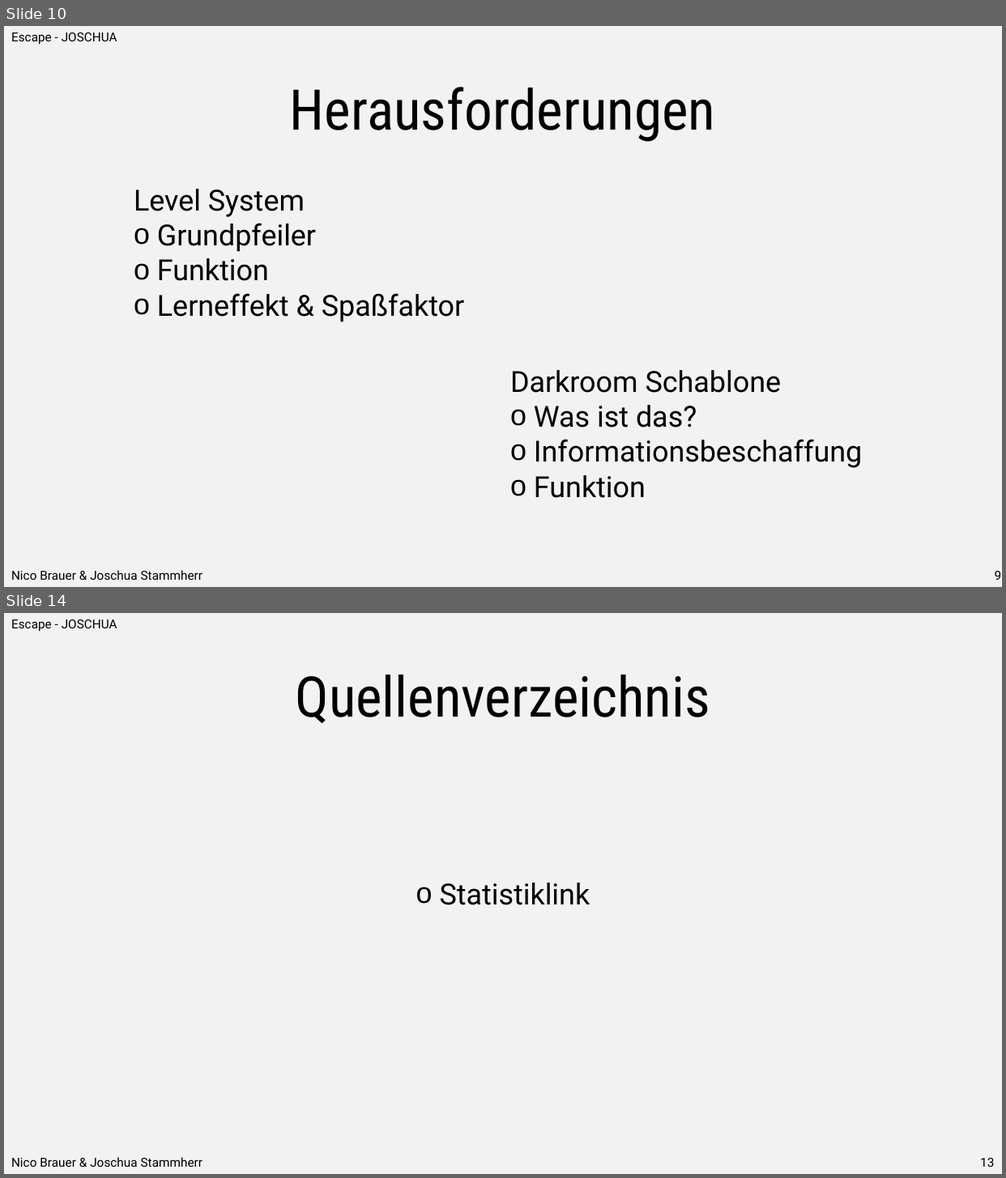
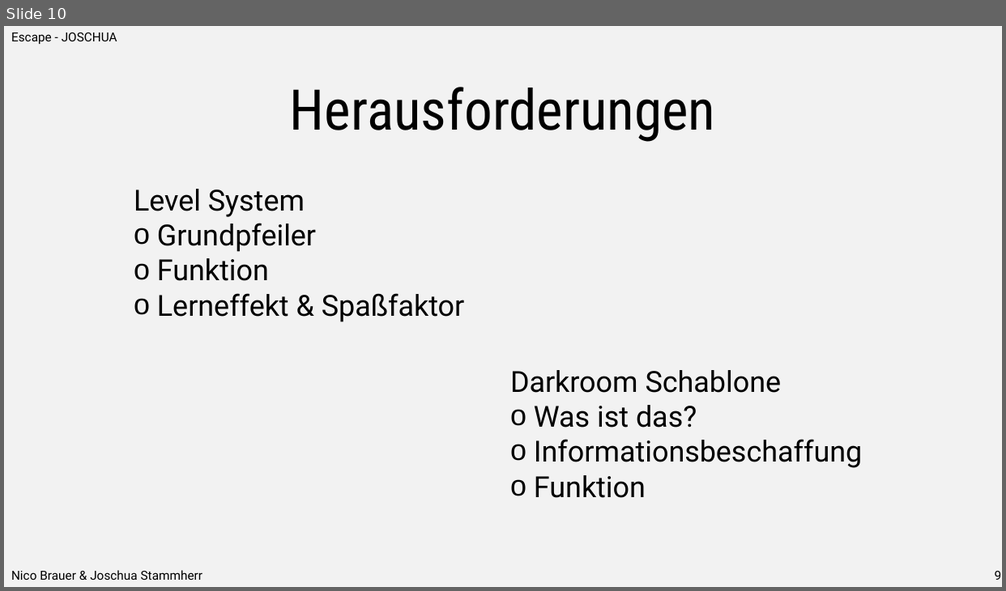
Before and after one commit to nico-nlm/Escape-JOSCHUA, a slide deck: dokumente/Präsentation.pptx. Shown one above the other, each under a label of ours: slides 10 and 14 before the commit, slide 10 after it; the slides between them are not shown. The pictures are 1006x1178 and 1006x591 pixels, drawn with LibreOffice and Linux fonts; fonts in the diff are those of the drawing. Boxes give left, top, right and bottom in pixels: in the first picture for what was removed or moved away, otherwise in the second. Text is boxed around its words. In the diff, an @@ line names an element or a change of style, - is before the commit and + after.

```diff
--- a/dokumente/Präsentation.pptx
+++ b/dokumente/Präsentation.pptx
@@ slide 14 removed at (4,613,1002,1174), background #F2F2F2 @@
@@ text removed at (11,619,117,631) @@
-Escape - JOSCHUA
@@ text removed at (295,675,710,723) @@
-Quellenverzeichnis
@@ text removed at (440,883,590,905) @@
-o Statistiklink
@@ text removed at (11,1157,203,1167) @@
-Nico Brauer & Joschua Stammherr
@@ text removed at (980,1158,994,1167) @@
-13
```
Also in this commit, not shown: 3 slides changed, 1 other slide removed, 4 other files.
